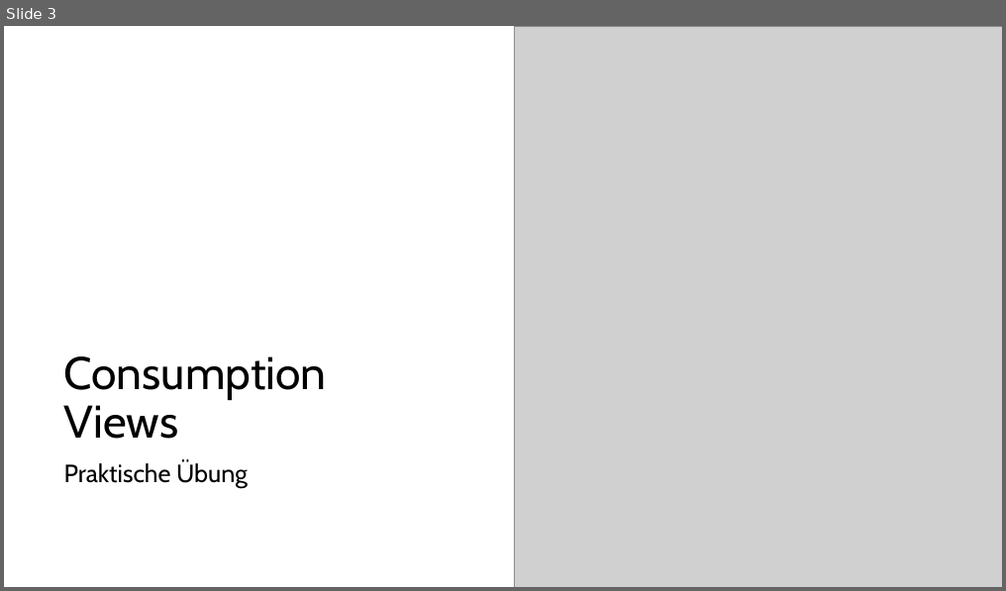
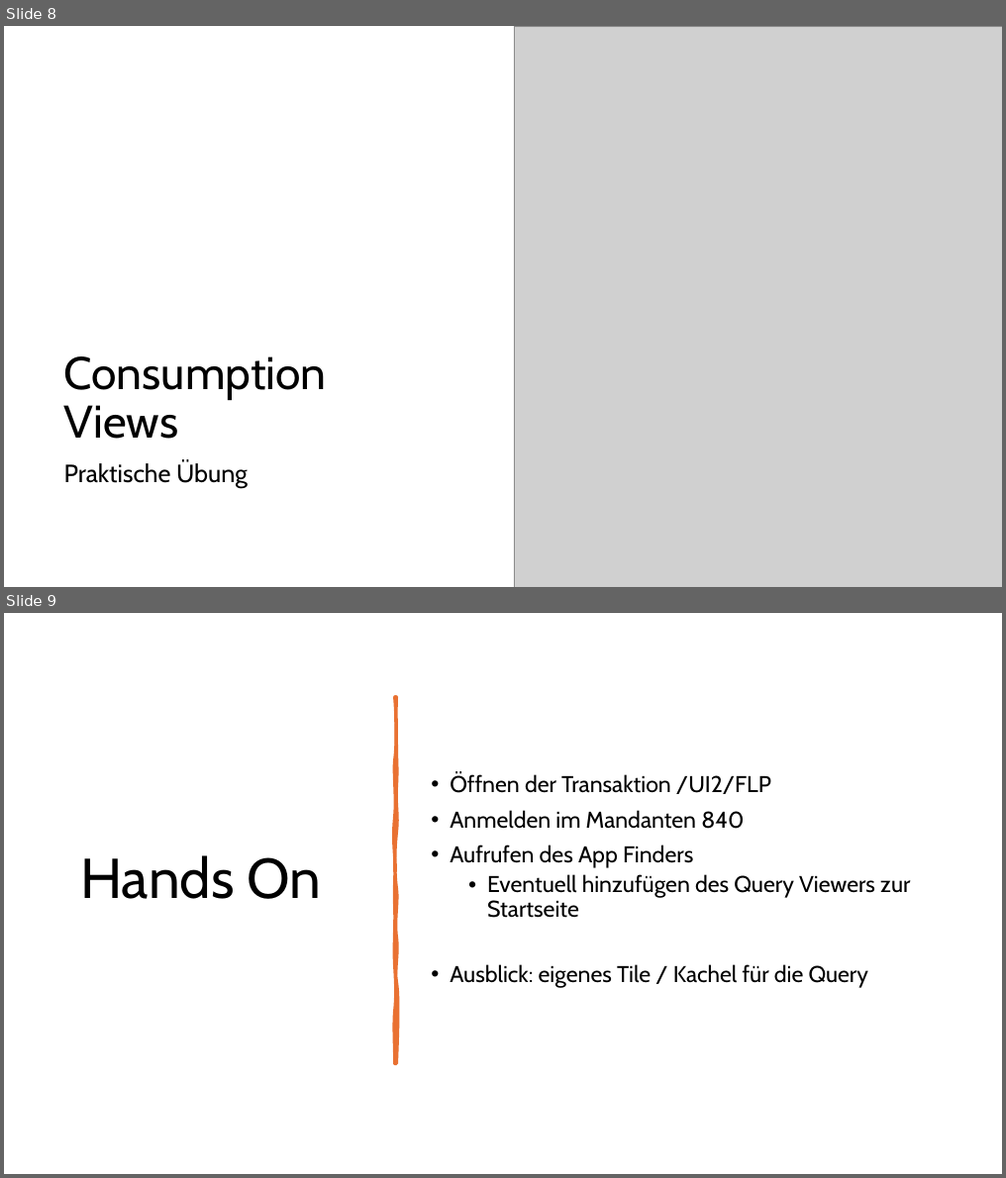
Before and after one commit to DevelopmentBvise/Schulung, a slide deck: CDS presentation/Tag2_Data Modeling with Core Data Services.pptx. Shown one above the other, each under a label of ours: slide 3 before the commit, slides 8 and 9 after it. The pictures are 1006x591 and 1006x1178 pixels, drawn with LibreOffice and Linux fonts; fonts in the diff are those of the drawing; grey boxes stand for pictures. Boxes give left, top, right and bottom in pixels: in the first picture for what was removed or moved away, otherwise in the second. Text is boxed around its words. In the diff, an @@ line names an element or a change of style, - is before the commit and + after.

```diff
--- a/CDS presentation/Tag2_Data Modeling with Core Data Services.pptx
+++ b/CDS presentation/Tag2_Data Modeling with Core Data Services.pptx
@@ slide 9 added at box(4, 613, 1002, 1174), background #FFFFFF @@
@@ freeform shape added at box(395, 697, 396, 1063), fill #E97132, outline #E97132 3.25 pt @@
@@ text added at box(450, 773, 910, 988), 22 pt, text #000000 @@
+• Öffnen der Transaktion /UI2/FLP
+• Anmelden im Mandanten 840
+• Aufrufen des App Finders
+  • Eventuell hinzufügen des Query Viewers zur Startseite
+• Ausblick: eigenes Tile / Kachel für die Query
@@ title added at box(80, 856, 321, 899), 54 pt, text #000000 @@
+Hands On
@@ what was slide 3 is now slide 8 @@
```
Also in this commit, not shown: 1 slide changed, 28 other slides added, 4 slides removed, 4 other files.
